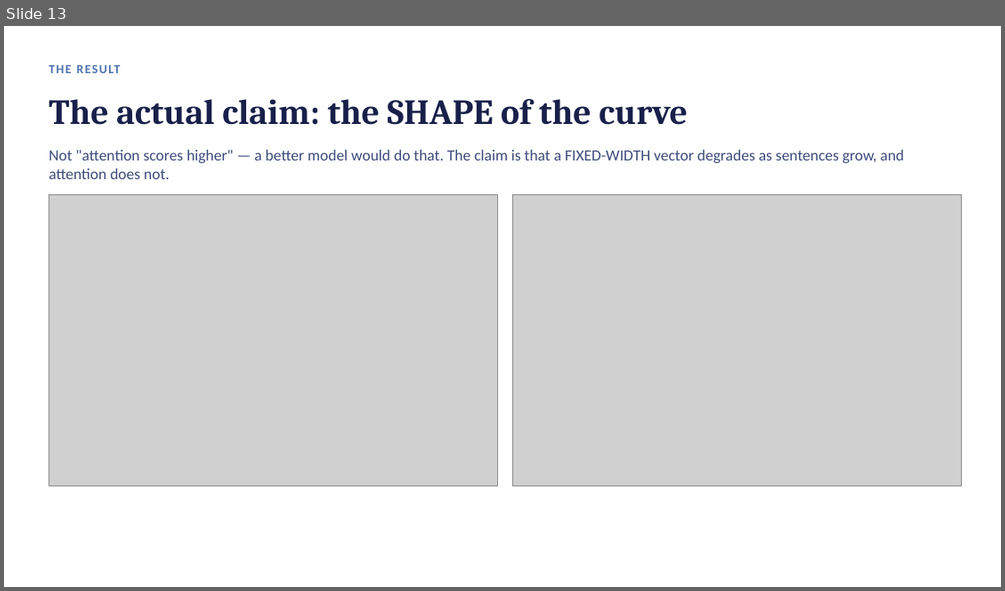
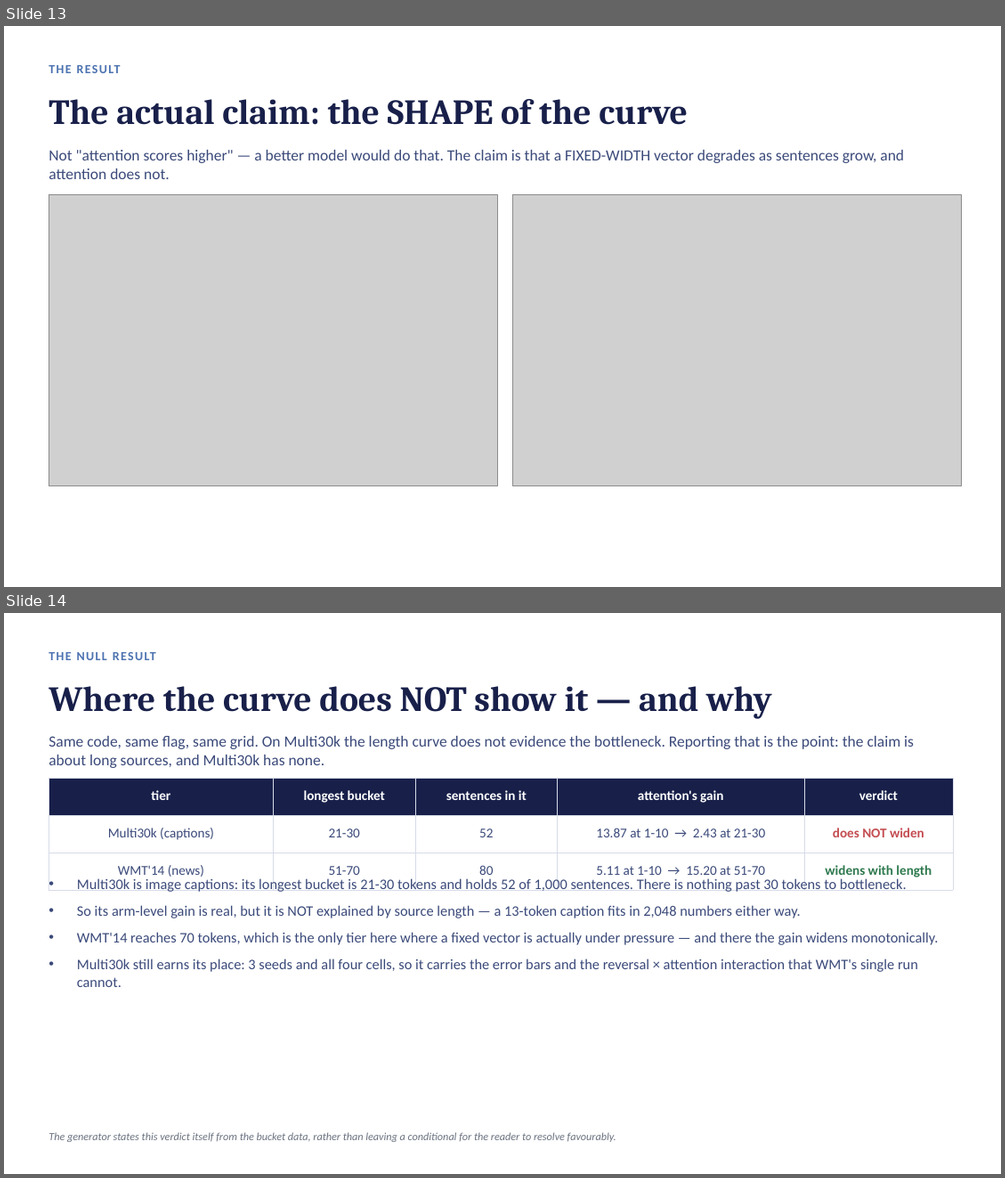
Before and after one commit to RubenS183/seq2seq-ee5180, a slide deck: slides/EE5180_endterm_slides.pptx. Shown one above the other, each under a label of ours: slide 13 before the commit, slides 13 and 14 after it. The pictures are 1005x591 and 1005x1178 pixels, drawn with LibreOffice and Linux fonts; fonts in the diff are those of the drawing; grey boxes stand for pictures. Boxes give left, top, right and bottom in pixels: in the first picture for what was removed or moved away, otherwise in the second. Text is boxed around its words. In the diff, an @@ line names an element or a change of style, - is before the commit and + after.

```diff
--- a/slides/EE5180_endterm_slides.pptx
+++ b/slides/EE5180_endterm_slides.pptx
@@ slide 14 added at [4, 613, 1001, 1174], background #FFFFFF @@
@@ text added at [48, 652, 71, 660], 12 pt, text #4C72B0, bold @@
+THE NULL RESULT
@@ text added at [48, 686, 772, 719], 34 pt, text #18204A, bold @@
+Where the curve does NOT show it — and why
@@ text added at [48, 736, 914, 768], 15 pt, text #3B4A7A @@
+Same code, same flag, same grid. On Multi30k the length curve does not evidence the bottleneck. Reporting that is the point: the claim is about long sources, and Multi30k has none.
@@ table added at [48, 778, 953, 884], 3 rows, 5 columns @@
+tier | longest bucket | sentences in it | attention's gain | verdict
+Multi30k (captions) | 21-30 | 52 | 13.87 at 1-10 → 2.43 at 21-30 | does NOT widen
+WMT'14 (news) | 51-70 | 80 | 5.11 at 1-10 → 15.20 at 51-70 | widens with length
@@ text added at [77, 877, 938, 987], 14 pt, text #3B4A7A @@
+• Multi30k is image captions: its longest bucket is 21-30 tokens and holds 52 of 1,000 sentences. There is nothing past 30 tokens to bottleneck.
+• So its arm-level gain is real, but it is NOT explained by source length — a 13-token caption fits in 2,048 numbers either way.
+• WMT'14 reaches 70 tokens, which is the only tier here where a fixed vector is actually under pressure — and there the gain widens monotonically.
+• Multi30k still earns its place: 3 seeds and all four cells, so it carries the error bars and the reversal × attention interaction that WMT's single run cannot.
@@ text added at [48, 1132, 616, 1142], 10.5 pt, text #6B7280, italic @@
+The generator states this verdict itself from the bucket data, rather than leaving a conditional for the reader to resolve favourably.
```
Also in this commit, not shown: 1 other file.
